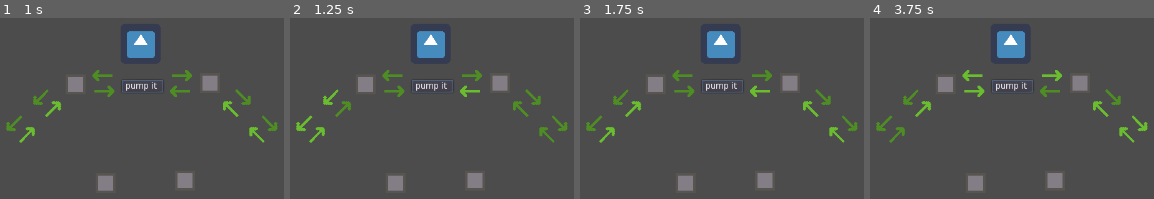
Above: before the commit, frames 1-4 (left to right).
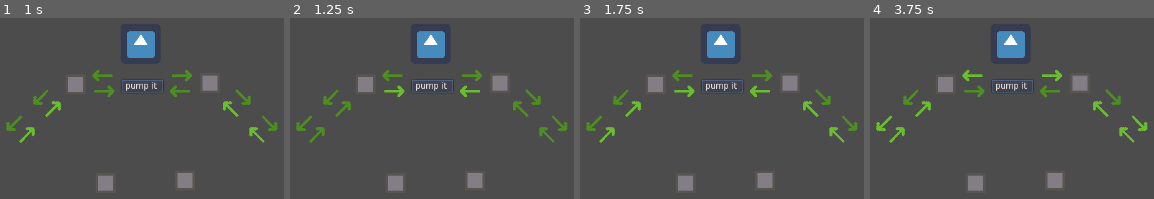
Above: after the commit, the same moments.

Repository: bitwise-aiden/gwj30
Game: Godot game, scene res://source/main.tscn
Same seed, same stepped clock (60 frames per second), same inputs: the game is played once before the commit and once after it. The engine's default icon, where the game draws it, is replaced by a stand-in: a white triangle on a blue panel in a dark square.
Inputs:
- Up to frame 1 (1 s): click "pump it" at 0.5 s
- Up to frame 2 (1.25 s): no input
- Up to frame 3 (1.75 s): click "pump it" at 1.25 s
- Up to frame 4 (3.75 s): click "pump it" at 2 s; tap Enter (ui_accept) at 2.75, 2.85, 3.02, 3.32, 3.6 s

Frame 1 is identical in both runs. In frame 2, 0.6% of the frame differs, in the area x 2-41%, y 37-70%; in frame 3, 0.1%; in frame 4, 0.5%.

Commit message:
Fix blockage issue

Diff:
--- a/source/circulation/blockage.gd
+++ b/source/circulation/blockage.gd
@@ -1,8 +1,8 @@
 class_name Blockage extends CirculationNode
 
 
-var outgoing_node = null
-var incoming_node = null
+var _outgoing_node = null
+var _incoming_node = null
 
 var __blocked = false
 
@@ -10,12 +10,23 @@
 func _process(delta):
 	if Input.is_action_just_pressed("ui_accept"):
 		self.__blocked = !self.__blocked
-		self.next_node = self.incoming_node if self.__blocked else self.outgoing_node
+
+
+func flow(from_node: CirculationNode) -> void:
+	if self.__blocked || from_node != self._previous_node:
+		self._incoming_node.flow(self)
+	else:
+		self._outgoing_node.flow(self)
 
 
 func set_next_node(node: CirculationNode) -> void:
-	if self.outgoing_node == null:
+	if self._outgoing_node == null:
 		.set_next_node(node)
-		self.outgoing_node = node
+		self._outgoing_node = node
 	else:
-		self.incoming_node = node
+		self._incoming_node = node
+
+
+func _set_previous_node(node: CirculationNode) -> void:
+	if self._previous_node == null:
+		._set_previous_node(node)
--- a/source/circulation/heart.gd
+++ b/source/circulation/heart.gd
@@ -26,4 +26,4 @@
 
 func __pressed():
 	for limb_node in self.__limb_nodes:
-		limb_node.flow()
+		limb_node.flow(null)
--- a/source/circulation/node.gd
+++ b/source/circulation/node.gd
@@ -1,13 +1,19 @@
 class_name CirculationNode extends Node
 
 
-var next_node: CirculationNode
+var _next_node: CirculationNode
+var _previous_node: CirculationNode
 
 
-func flow() -> void:
-	if self.next_node:
-		self.next_node.flow()
+func flow(from_node: CirculationNode) -> void:
+	if self._next_node:
+		self._next_node.flow(self)
 
 
 func set_next_node(node: CirculationNode) -> void:
-	self.next_node = node
+	self._next_node = node
+	node._set_previous_node(self)
+
+
+func _set_previous_node(node: CirculationNode) -> void:
+	self._previous_node = node
--- a/source/circulation/vein.gd
+++ b/source/circulation/vein.gd
@@ -6,13 +6,13 @@
 	self.modulate = Color.gray
 
 
-func flow() -> void:
+func flow(from_node: CirculationNode) -> void:
 	self.modulate = Color.white
 
 	self.flow_timer.start(0.1)
 	yield(flow_timer, "timeout")
 
-	.flow()
+	.flow(from_node)
 
 	self.flow_timer.start(0.1)
 	yield(flow_timer, "timeout")
